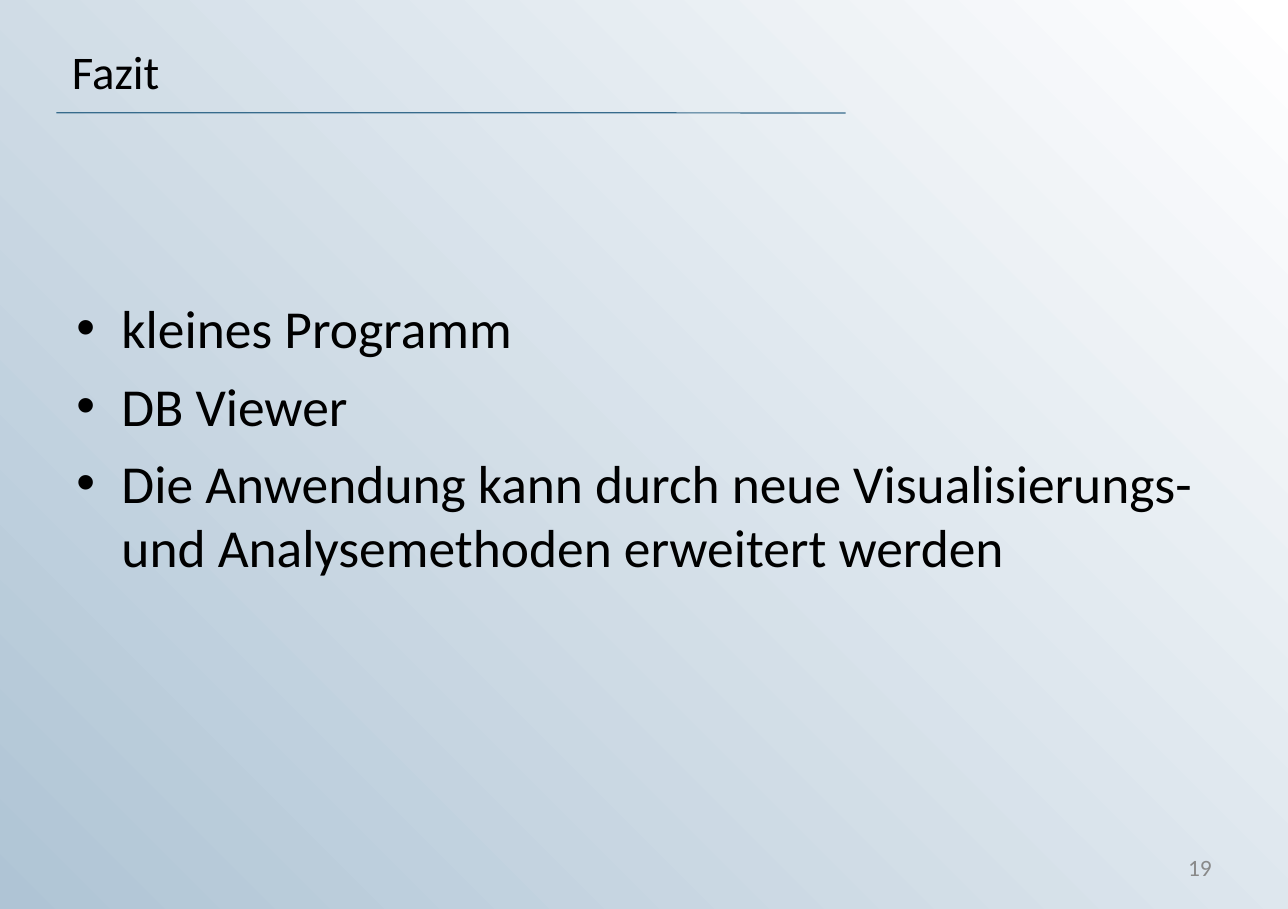
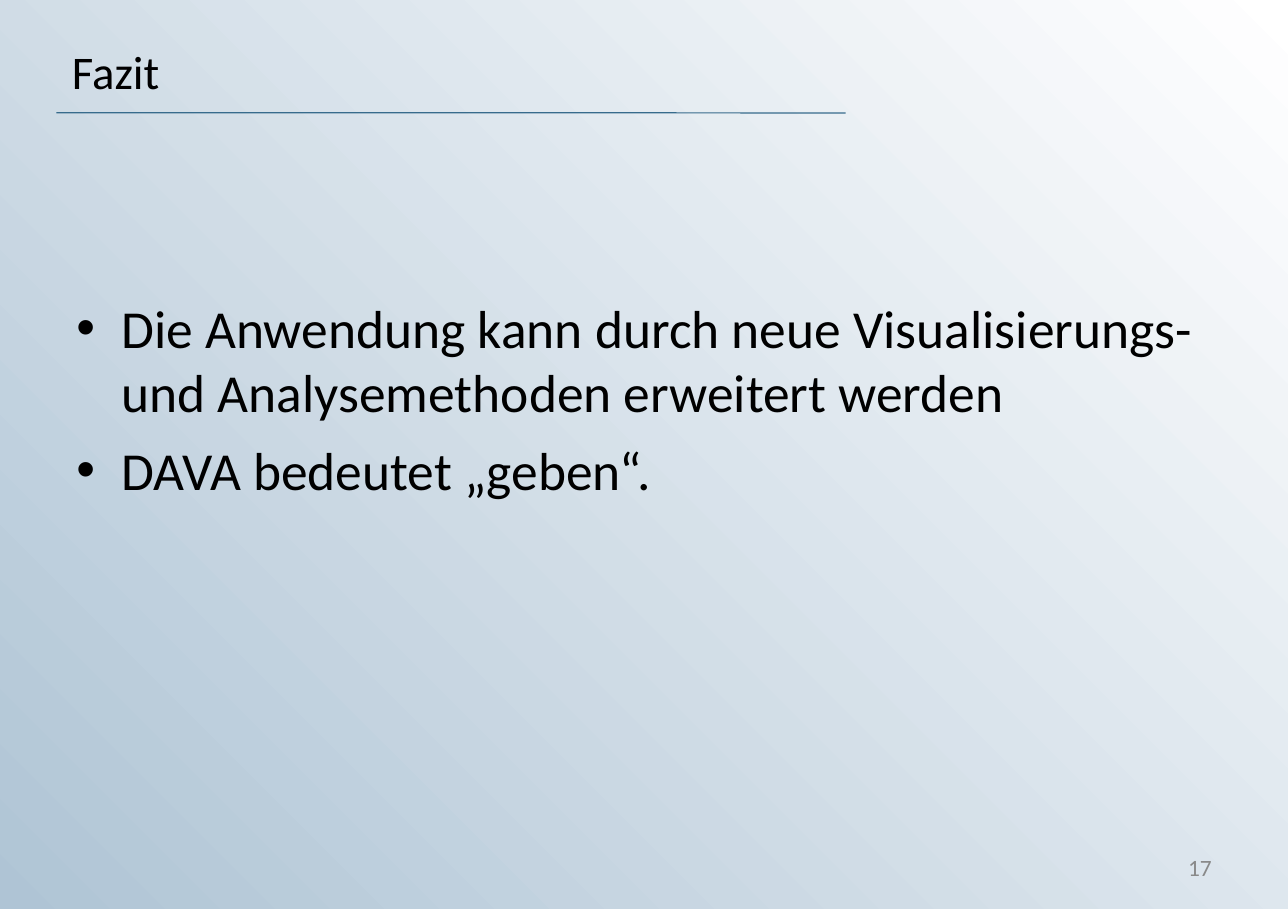
Before and after one commit to KaterinaKirova/Exam-DAVA, a slide deck: slide 17 of Präsentation_DAVA_Prüfung.ppt (slide 19 before the commit). Drawn at 1288x909 pixels with LibreOffice and Linux fonts; fonts in the diff are those of the drawing; background and template pictures are left out. Boxes give left, top, right and bottom in pixels: in the first picture for what was removed or moved away, otherwise in the second. Text is boxed around its words. In the diff, an @@ line names an element or a change of style, - is before the commit and + after.

```diff
--- a/Präsentation_DAVA_Prüfung.ppt
+++ b/Präsentation_DAVA_Prüfung.ppt
@@ text at <box>121,311,511,427</box>: paragraphs removed @@
-• kleines Programm
-• DB Viewer
@@ text at <box>121,451,651,499</box>: paragraph added @@
+• DAVA bedeutet „geben“.
@@ page number at <box>1188,861,1212,876</box>: text changed @@
-19
+17
```
Also in this commit, not shown: 5 other slides changed, 1 slide added, 3 slides removed, 2 other files.
